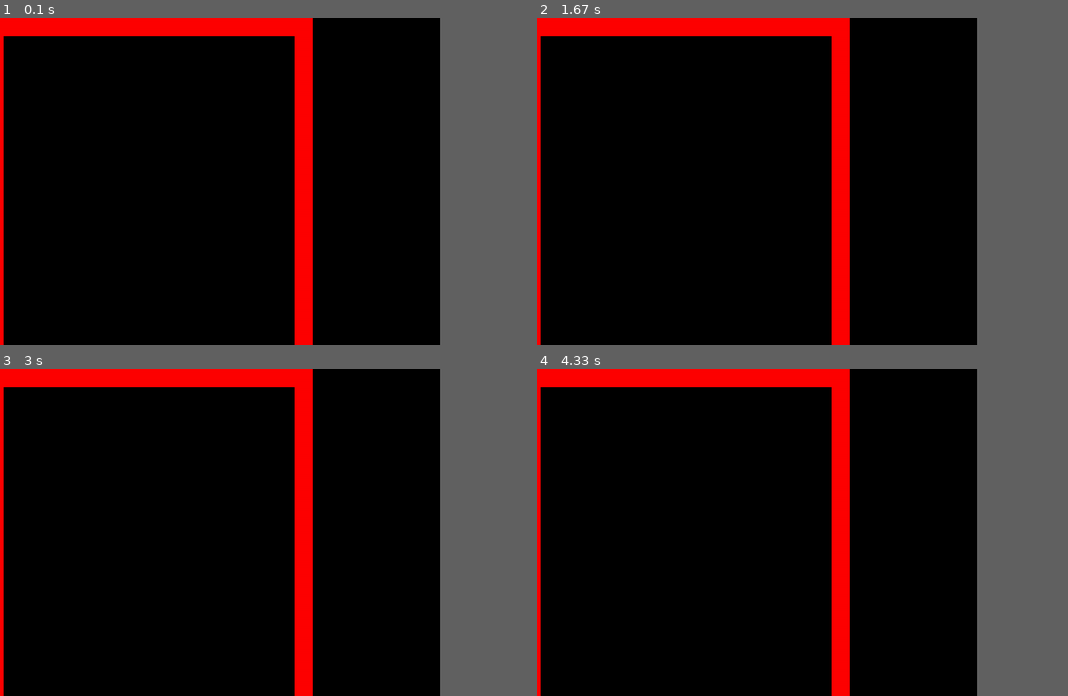
Above: before the commit, frames 1-4 (two rows, left to right).
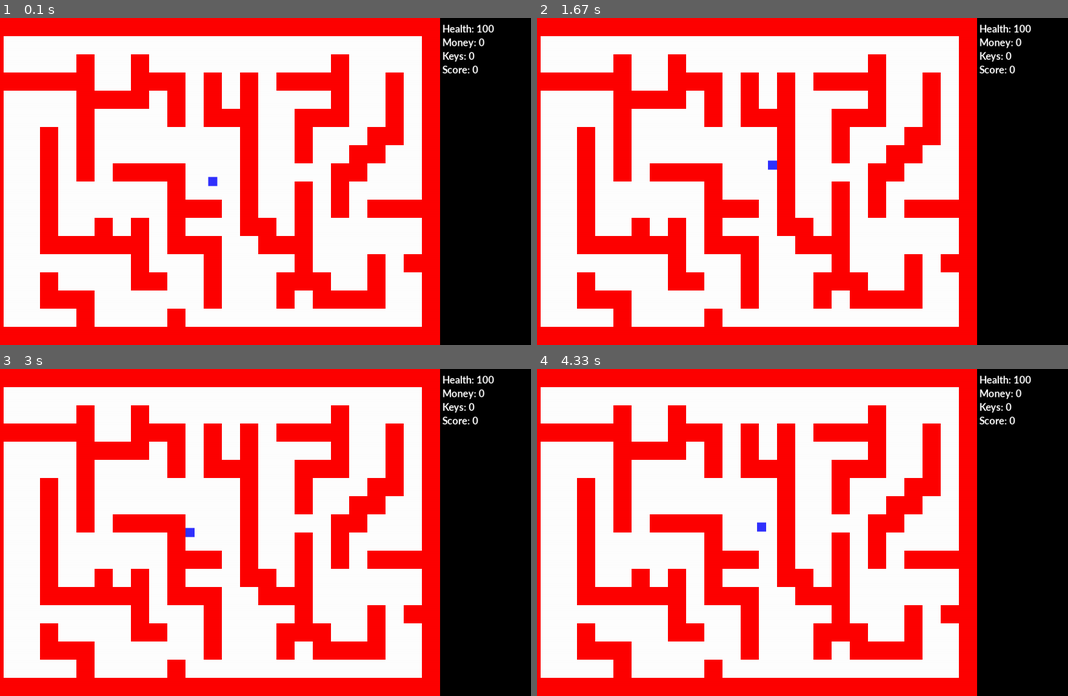
Above: after the commit, the same moments.

Repository: JavierRT7/RamosTurnes-classwork
Game: pygame game, started from pyGame/mini project/mini-project.py
The game is run twice, just before and just after one commit, with the same random seed, the same clock (stepped at 60 frames per second) and the same inputs.
Inputs:
- Up to frame 1 (0.1 s): no input
- Up to frame 2 (1.67 s): hold Right 0.33-0.8 s; hold Up 0.83-1.13 s
- Up to frame 3 (3 s): hold Left 1.67-2.2 s; hold Down 2.23-2.53 s; hold Left 2.57-2.97 s
- Up to frame 4 (4.33 s): hold Up 3-3.37 s; hold Right 3.4-4.03 s; hold Down from 4.07 s (still down)
In our replay, the window is 750x540 before the commit and 900x540 after it. These sizes can differ from the game's own. Grey fills any space a smaller window leaves; there, only what the larger window draws over its background counts as a difference.

The runs differ from the first frame. In frame 1, 77% of the frame differs, in the area x 0-94%, y 0-100%; in frame 2, 77%; in frame 3, 77%; in frame 4, 77%.

Commit message:
Update mini-project.py
Adds a full proper map, makes player unable to go through walls, adds health, money, keys, score attributes

Diff:
--- a/pyGame/mini project/mini-project.py
+++ b/pyGame/mini project/mini-project.py
@@ -9,17 +9,21 @@
 # -- Initialise PyGame
 pygame.init()
 # -- Blank Screen
-size = (1000,720)
+size = (1200,720)
 screen = pygame.display.set_mode(size)
 # -- Title of new window/screen
 pygame.display.set_caption("My Window")
 #Classes
 class Player(pygame.sprite.Sprite):
   # Define the constructor for snow
-  def __init__(self, color, width, height):
+  def __init__(self, color, width, height, health, money, keys, score):
     # Set speed of the sprite
     self.speed_x = 0
     self.speed_y = 0
+    self.health = 100
+    self.money = 0
+    self.keys = 0
+    self.score = 0
     # Call the sprite constructor
     super().__init__()
     # Create a sprite and fill it with colour
@@ -27,8 +31,8 @@
     self.image.fill(color)
     # Set the position of the sprite
     self.rect = self.image.get_rect()
-    self.rect.x = 20
-    self.rect.y = 20
+    self.rect.x = 490
+    self.rect.y = 350
   #End Procedure
 
 # Class update function - runs for each pass through the game loop
@@ -65,38 +69,80 @@
         self.rect.y = y_ref
     #End Procedure
 #End Class
+class Display(pygame.sprite.Sprite):
+    # Define the constructor for invader
+    def __init__(self, color, width, height, x_ref, y_ref):
+        # Call the sprite constructor
+        super().__init__()
+        # Create a sprite and fill it with colour
+        self.image = pygame.Surface([width,height])
+        self.image.fill(color)
+        self.rect = self.image.get_rect()
+        # Set the position of the player attributes
+        self.rect.x = x_ref
+        self.rect.y = y_ref
+    #End Procedure
+#End Class
 # -- Exit game flag set to false
-map = [[1,1,1,1,1,1,1,1,1,1,1,1,1,1,1,1,1,1,1,1,1,1,1,1,1],
-[1,0,0,0,0,0,0,0,0,0,0,0,0,0,0,0,0,0,0,0,0,0,0,0,0,1],
-[1,0,0,0,0,0,0,0,0,0,0,0,0,0,0,0,0,0,0,0,0,0,0,0,0,1],
-[1,0,0,0,0,0,0,0,0,0,0,0,0,0,0,0,0,0,0,0,0,0,0,0,0,1],
-[1,0,0,0,0,0,0,0,0,0,0,0,0,0,0,0,0,0,0,0,0,0,0,0,0,1],
-[1,0,0,0,0,0,0,0,0,0,0,0,0,0,0,0,0,0,0,0,0,0,0,0,0,1],
-[1,0,0,0,0,0,0,0,0,0,0,0,0,0,0,0,0,0,0,0,0,0,0,0,0,1],
-[1,0,0,0,0,0,0,0,0,0,0,0,0,0,0,0,0,0,0,0,0,0,0,0,0,1],
-[1,0,0,0,0,0,0,0,0,0,0,0,0,0,0,0,0,0,0,0,0,0,0,0,0,1],
-[1,0,0,0,0,0,0,0,0,0,0,0,0,0,0,0,0,0,0,0,0,0,0,0,0,1],
-[1,0,0,0,0,0,0,0,0,0,0,0,0,0,0,0,0,0,0,0,0,0,0,0,0,1],
-[1,0,0,0,0,0,0,0,0,0,0,0,0,0,0,0,0,0,0,0,0,0,0,0,0,1],
-[1,0,0,0,0,0,0,0,0,0,0,0,0,0,0,0,0,0,0,0,0,0,0,0,0,1],
-[1,0,0,0,0,0,0,0,0,0,0,0,0,0,0,0,0,0,0,0,0,0,0,0,0,1],
-[1,0,0,0,0,0,0,0,0,0,0,0,0,0,0,0,0,0,0,0,0,0,0,0,0,1],
-[1,0,0,0,0,0,0,0,0,0,0,0,0,0,0,0,0,0,0,0,0,0,0,0,0,1],
-[1,0,0,0,0,0,0,0,0,0,0,0,0,0,0,0,0,0,0,0,0,0,0,0,0,1],
-[1,1,1,1,1,1,1,1,1,1,1,1,1,1,1,1,1,1,1,1,1,1,1,1,1]]
+map = [[1,1,1,1,1,1,1,1,1,1,1,1,1,1,1,1,1,1],
+[1,0,0,1,0,0,0,0,0,0,0,0,0,0,0,0,0,1],
+[1,0,0,1,0,0,0,0,0,0,0,0,0,0,0,0,0,1],
+[1,0,0,1,0,0,1,1,1,1,1,1,1,0,1,1,0,1],
+[1,0,0,1,0,0,0,0,0,0,0,0,1,0,0,1,0,1],
+[1,0,1,1,1,1,1,1,1,0,0,0,1,0,0,1,1,1],
+[1,0,0,0,1,0,0,0,0,0,0,1,1,0,0,0,0,1],
+[1,0,0,0,1,0,0,0,1,0,0,0,1,0,0,0,0,1],
+[1,0,1,1,1,0,0,0,1,0,0,1,1,1,1,0,0,1],
+[1,0,0,1,0,0,0,0,1,0,0,0,0,0,1,0,0,1],
+[1,0,0,1,1,1,0,0,1,1,1,1,1,0,0,0,1,1],
+[1,0,0,0,0,0,0,0,0,0,1,0,1,0,0,0,0,1],
+[1,0,0,1,1,1,0,0,0,0,1,0,1,1,1,1,0,1],
+[1,0,0,0,0,1,0,0,0,0,0,0,0,0,0,0,0,1],
+[1,0,0,1,1,1,1,1,1,1,1,1,0,0,0,0,0,1],
+[1,0,0,0,0,0,0,0,0,0,0,1,1,0,0,0,0,1],
+[1,0,0,1,0,0,0,0,0,0,0,0,1,0,1,1,0,1],
+[1,0,0,1,0,1,1,1,0,1,1,1,1,1,1,0,0,1],
+[1,0,0,1,0,1,0,0,0,0,0,0,0,0,1,1,0,1],
+[1,0,1,1,1,1,0,0,1,1,1,0,0,0,0,1,0,1],
+[1,0,0,0,0,0,0,1,1,0,0,0,0,0,0,1,0,1],
+[1,0,0,0,0,0,1,1,0,0,1,0,0,1,1,1,0,1],
+[1,0,0,1,1,1,1,0,0,0,1,0,0,0,0,0,0,1],
+[1,0,0,0,0,0,0,0,0,0,1,0,0,1,0,0,0,1],
+[1,1,1,1,1,1,1,1,1,1,1,1,1,1,1,1,1,1],
+[2,2,2,2,2,2,2,2,2,2,2,2,2,2,2,2,2,2],
+[2,2,2,2,2,2,2,2,2,2,2,2,2,2,2,2,2,2],
+[2,2,2,2,2,2,2,2,2,2,2,2,2,2,2,2,2,2],
+[2,2,2,2,2,2,2,2,2,2,2,2,2,2,2,2,2,2],
+[2,2,2,2,2,2,2,2,2,2,2,2,2,2,2,2,2,2],
+[2,2,2,2,2,2,2,2,2,2,2,2,2,2,2,2,2,2],
+[2,2,2,2,2,2,2,2,2,2,2,2,2,2,2,2,2,2],
+[2,2,2,2,2,2,2,2,2,2,2,2,2,2,2,2,2,2],
+[2,2,2,2,2,2,2,2,2,2,2,2,2,2,2,2,2,2],
+[2,2,2,2,2,2,2,2,2,2,2,2,2,2,2,2,2,2]]
+screen_colour = WHITE
 done = False
 all_sprites_group = pygame.sprite.Group()
 player_group = pygame.sprite.Group()
 wall_group = pygame.sprite.Group()
-player = Player(BLUE, 20, 20)
+display_group = pygame.sprite.Group()
+player = Player(BLUE, 20, 20, 100, 0, 0, 0)
 player_group.add(player)
 all_sprites_group.add(player)
 for y in range(18):
-    for x in range(18):
+    for x in range(25):
         if map[x][y] == 1:
             my_wall = Wall(RED, 40, 40, x*40, y *40)
             wall_group.add(my_wall)
             all_sprites_group.add(my_wall)
+        #End If
+    #Next
+#Next
+for y in range(18):
+    for x in range(35):
+        if map[x][y] == 2:
+            my_display = Display(BLACK, 40, 40, x*40, y *40)
+            display_group.add(my_display)
+            all_sprites_group.add(my_display)
         #End If
     #Next
 #Next
@@ -110,12 +156,37 @@
       done = True
     #End If
   #Next event
+  player_hit_list = pygame.sprite.spritecollide(player, wall_group, False)
+  for foo in player_hit_list:
+    player.speed_x = 0
+    player.speed_y = 0
+    player.rect.x = player_old_x
+    player.rect.y = player_old_y
+  #Next
+  player_old_x = player.rect.x
+  player_old_y = player.rect.y
+  Health = 'Health: ' + str(player.health)
+  Money = 'Money: ' + str(player.money)
+  Keys = 'Keys: ' + str(player.keys)
+  Score = 'Score: ' + str(player.score)
   # -- Game logic goes after this comment
   all_sprites_group.update()
   # -- Screen background is BLACK
-  screen.fill (BLACK)
+  screen.fill (screen_colour)
   # -- Draw here
   all_sprites_group.draw (screen)
+  font = pygame.font.SysFont('Calibri', 25, True, False)
+  text = font.render(Health, True, WHITE)
+  screen.blit(text, [1005, 10])
+  font = pygame.font.SysFont('Calibri', 25, True, False)
+  text = font.render(Money, True, WHITE)
+  screen.blit(text, [1005, 40])
+  font = pygame.font.SysFont('Calibri', 25, True, False)
+  text = font.render(Keys, True, WHITE)
+  screen.blit(text, [1005, 70])
+  font = pygame.font.SysFont('Calibri', 25, True, False)
+  text = font.render(Score, True, WHITE)
+  screen.blit(text, [1005, 100])
   # -- flip display to reveal new position of objects
   pygame.display.flip()
   # - The clock ticks over
